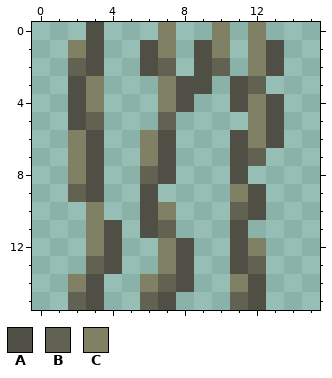
Pixel-art sprite, stored at mcl_flowers_double_plant_grass_bottom.png. Above, as it was before the edit.
The file is 16x16 pixels.
Palette (. is transparent): A #4f4f45  B #626252  C #808064
Pixels before, first column x 2:
 0 .A...C..C.C.
 1 CA..AC.AC.CA
 2 BA..AB.AB.CA
 3 AC...CAA.AB.
 4 AC...CA..ACA
 5 AB...B....CA
 6 CA..CA...ACA
 7 CA..CA...AB.
 8 CA..BA...A..
 9 BA..A....CA.
10 .C..AC...BA.
11 .CA.AB...A..
12 .CA..CA..AC.
13 .BA..CA..AB.
14 CA..CBA..CA.
15 BA..BA...BA.
After:
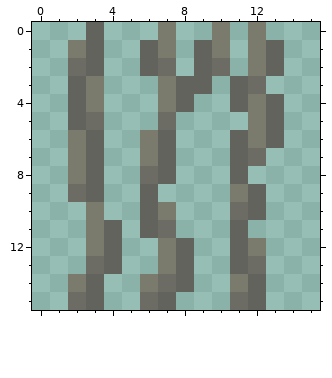
From old to new:
colour A: #4f4f45 -> #63635e
colour B: #626252 -> #6c6c64
colour C: #808064 -> #7b7b6d
Pixel boxes of the changes (left, top, right, bottom) in both pictures:
changed: (68, 22, 284, 310)
